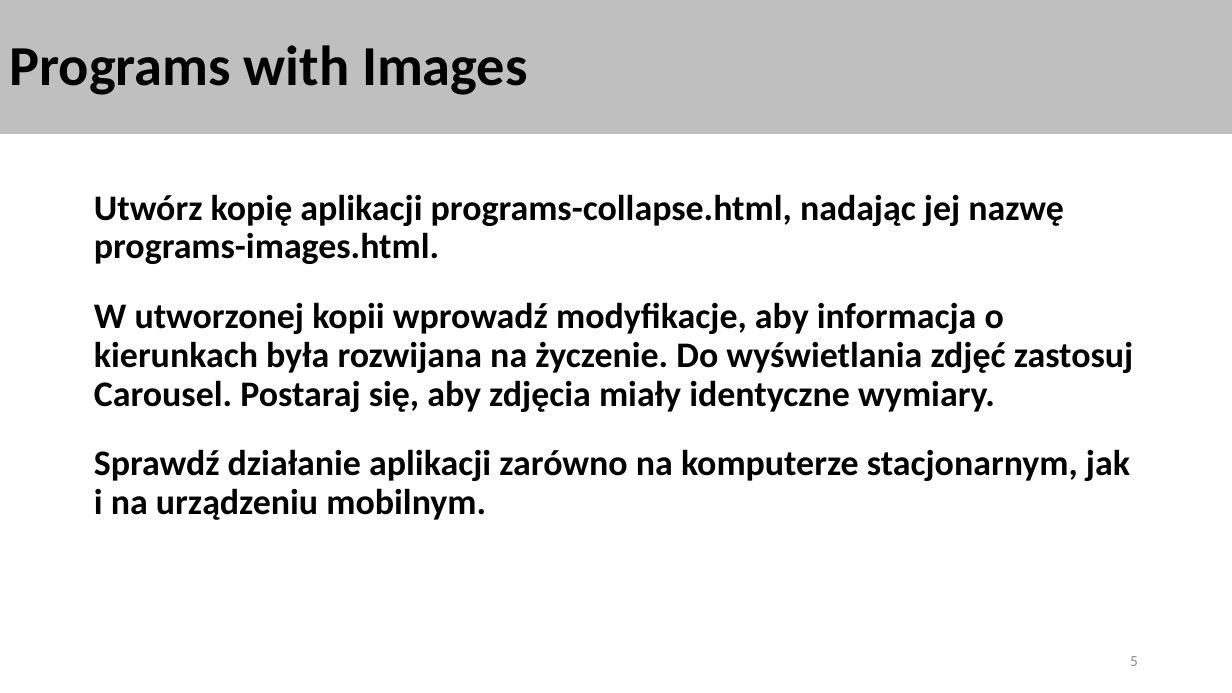
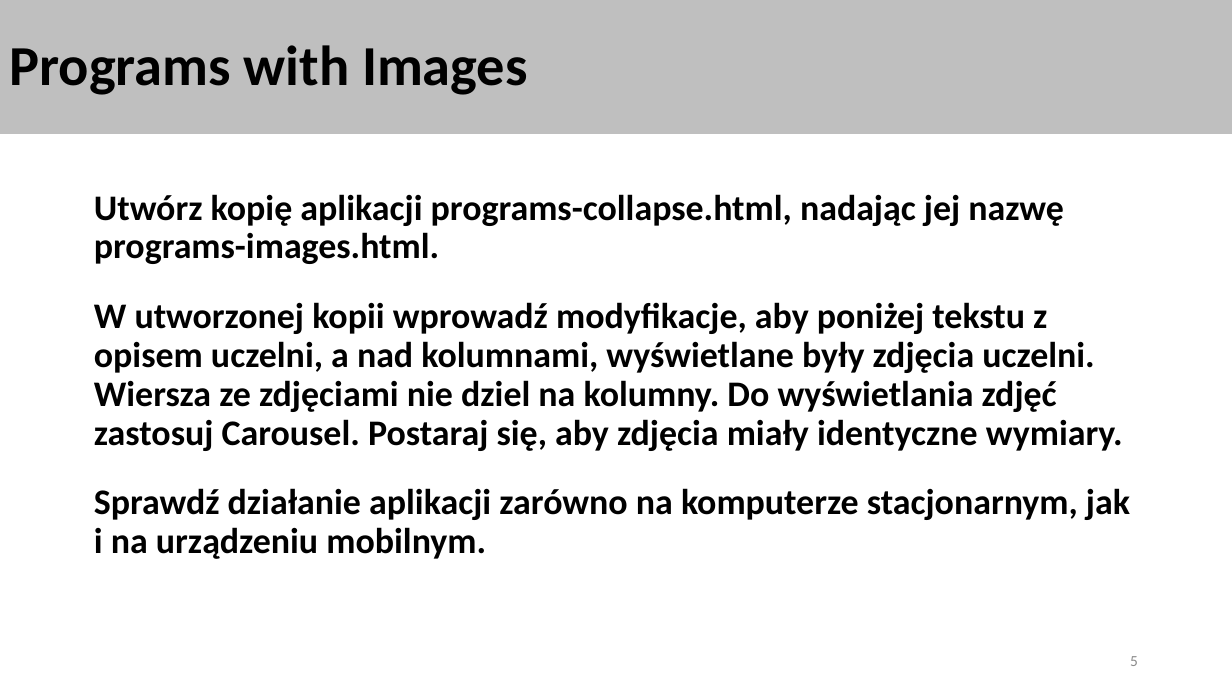
Before and after one commit to wojtowiczm/psm, a slide deck: slide 5 of 02-ResponsiveUI/ResponsiveUI-ToDo.pptx. Drawn at 1232x693 pixels with LibreOffice and Linux fonts; fonts in the diff are those of the drawing. Boxes give left, top, right and bottom in pixels: in the first picture for what was removed or moved away, otherwise in the second. Text is boxed around its words. In the diff, an @@ line names an element or a change of style, - is before the commit and + after.

```diff
--- a/02-ResponsiveUI/ResponsiveUI-ToDo.pptx
+++ b/02-ResponsiveUI/ResponsiveUI-ToDo.pptx
@@ text at (94,302,1123,451): text changed @@
-W utworzonej kopii wprowadź modyfikacje, aby informacja o kierunkach była rozwijana na życzenie. Do wyświetlania zdjęć zastosuj Carousel. Postaraj się, aby zdjęcia miały identyczne wymiary.
+W utworzonej kopii wprowadź modyfikacje, aby poniżej tekstu z opisem uczelni, a nad kolumnami, wyświetlane były zdjęcia uczelni. Wiersza ze zdjęciami nie dziel na kolumny. Do wyświetlania zdjęć zastosuj Carousel. Postaraj się, aby zdjęcia miały identyczne wymiary.
```
Also in this commit, not shown: 2 other slides changed, 1 other file.
